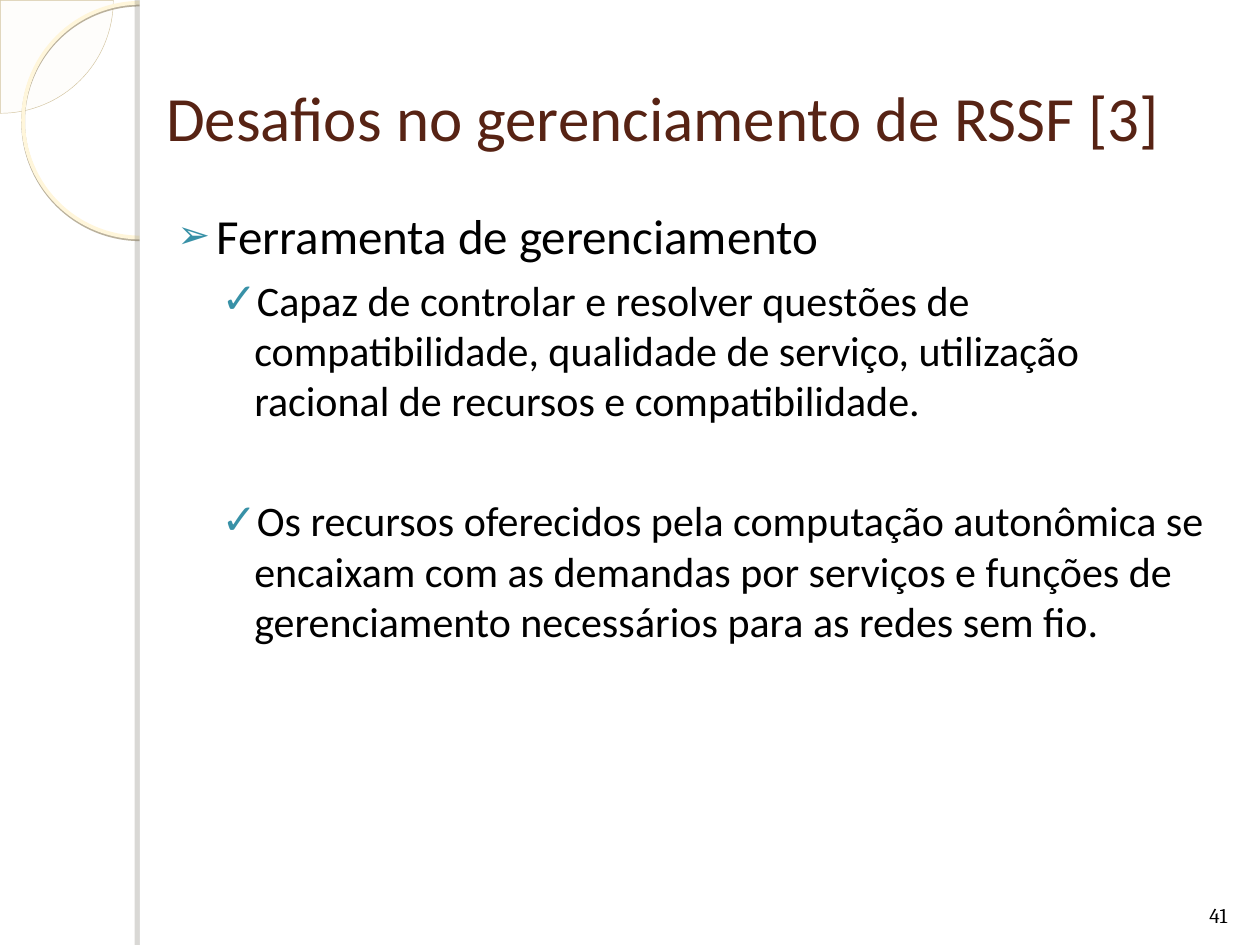
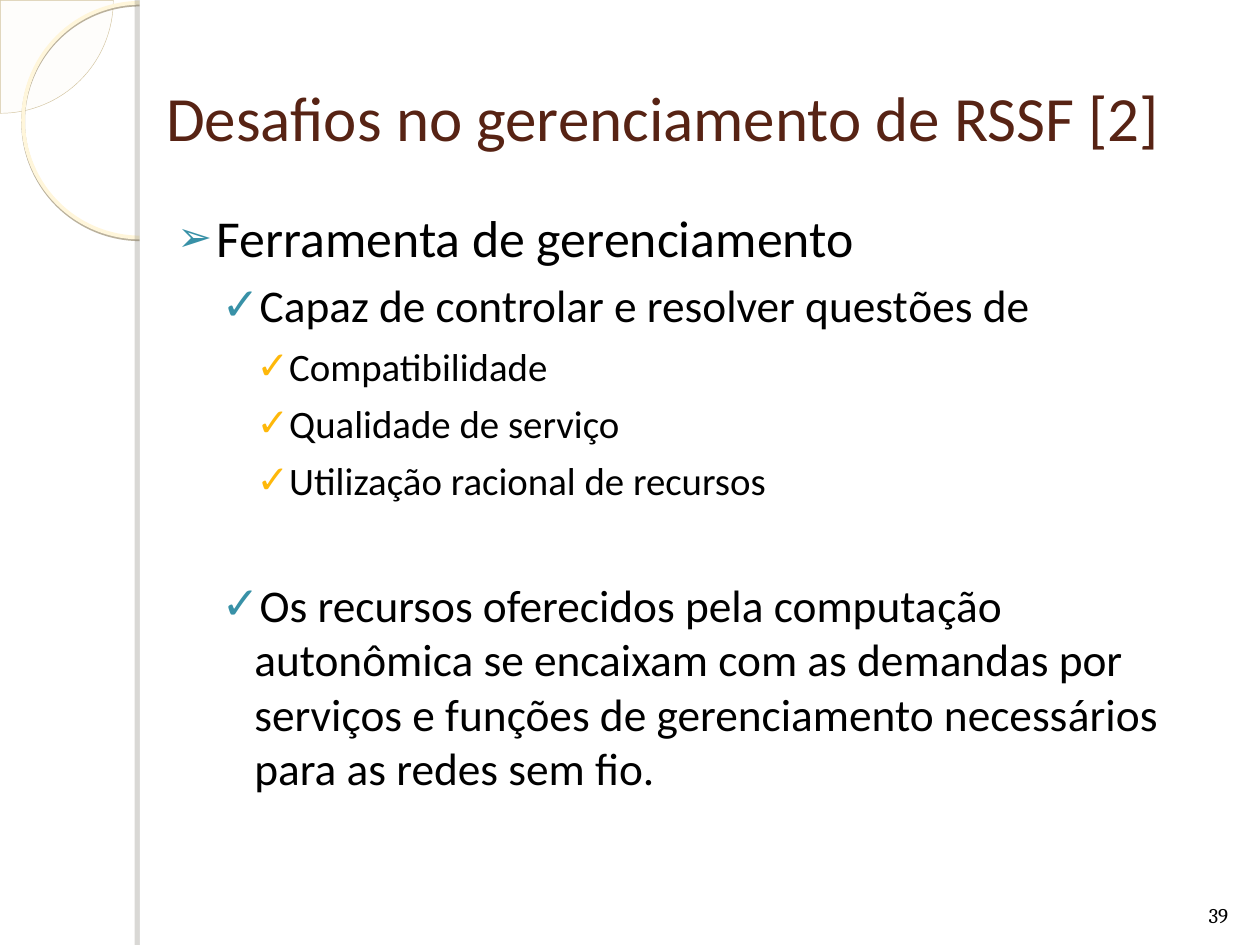
Before and after one commit to humbertogaliza/relatorio-mob655, a slide deck: slide 39 of Apresentação Redes Autonômicas.ppt (slide 41 before the commit). Drawn at 1260x945 pixels with LibreOffice and Linux fonts; fonts in the diff are those of the drawing; background and template pictures are left out. Boxes give left, top, right and bottom in pixels: in the first picture for what was removed or moved away, otherwise in the second. Text is boxed around its words. In the diff, an @@ line names an element or a change of style, - is before the commit and + after.

Commit message:
added presentation powerpoint v4

```diff
--- a/Apresentação Redes Autonômicas.ppt
+++ b/Apresentação Redes Autonômicas.ppt
@@ title at [166, 95, 1159, 152]: text changed @@
-Desafios no gerenciamento de RSSF [3]
+Desafios no gerenciamento de RSSF [2]
@@ text at [216, 221, 1158, 793]: size 28 to 29.6 pt in "Ferramenta de gerenciamento"; size 24 to 25.9 pt in "Os recursos oferecidos pela computação autonômica se ..." @@
@@ text at [260, 290, 1029, 502]: text changed; size 24 to 22.2 pt @@
-  ✓ Capaz de controlar e resolver questões de compatibilidade, qualidade de serviço, utilização racional de recursos e compatibilidade.
+  ✓ Capaz de controlar e resolver questões de
+    ✓ Compatibilidade
+    ✓ Qualidade de serviço
+    ✓ Utilização racional de recursos
@@ page number at [1209, 909, 1229, 923]: text changed @@
-41
+39
```
Also in this commit, not shown: 4 other slides changed, 2 slides removed, 1 other file.
